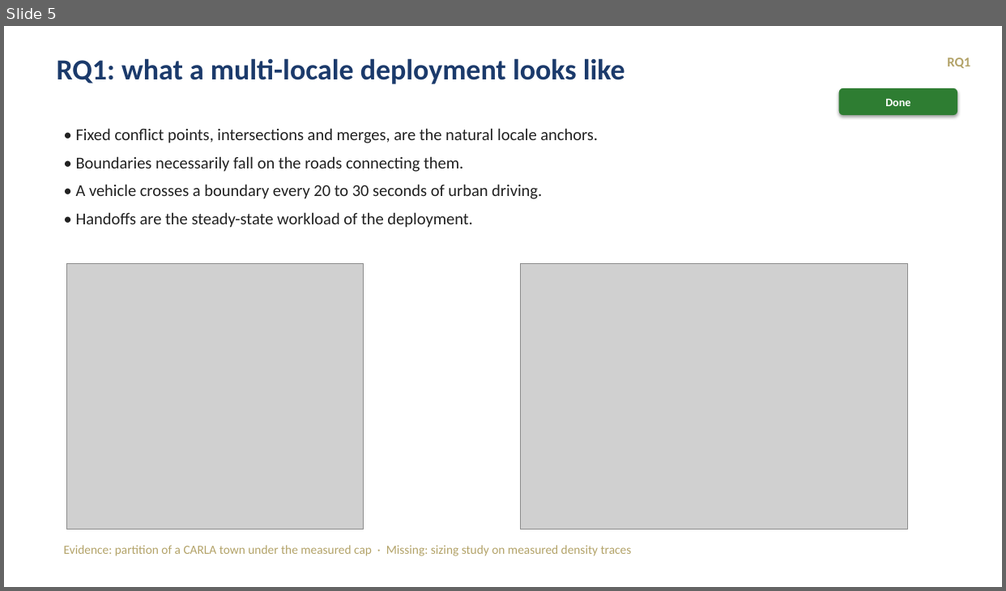
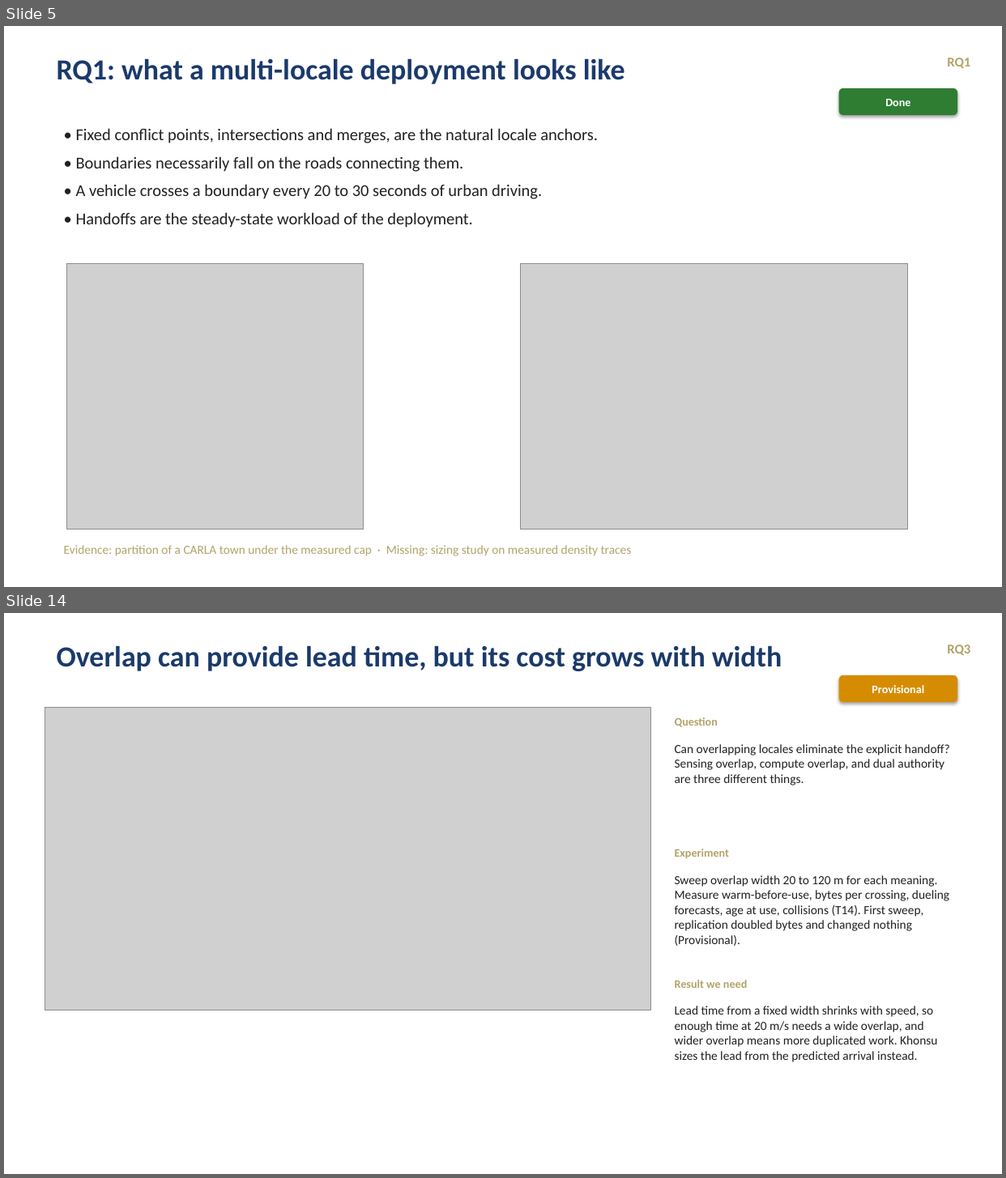
Before and after one commit to tlandle/eCAV, a slide deck: docs/kb/decks/khonsu_story_2026-09-04.pptx. Shown one above the other, each under a label of ours: slide 5 before the commit, slides 5 and 14 after it; the slides between them are not shown. The pictures are 1006x591 and 1006x1178 pixels, drawn with LibreOffice and Linux fonts; fonts in the diff are those of the drawing; grey boxes stand for pictures. Boxes give left, top, right and bottom in pixels: in the first picture for what was removed or moved away, otherwise in the second. Text is boxed around its words. In the diff, an @@ line names an element or a change of style, - is before the commit and + after.

Commit message:
KB deck baseline: v6 with illustrative figures

```diff
--- a/docs/kb/decks/khonsu_story_2026-09-04.pptx
+++ b/docs/kb/decks/khonsu_story_2026-09-04.pptx
@@ slide 14 added at (4,613,1002,1174), background #FFFFFF @@
@@ text added at (57,645,782,671), 28 pt, text #1B3A6B, bold @@
+Overlap can provide lead time, but its cost grows with width
@@ text added at (947,645,970,655), 13 pt, text #B3A369, bold @@
+RQ3
@@ rounded rectangle added at (839,675,957,702), fill #D68C00, 11 pt, text #FFFFFF, bold @@
+Provisional
@@ picture added at (45,707,651,1011) @@
@@ text added at (675,717,718,727), 11 pt, text #B3A369, bold @@
+Question
@@ text added at (675,744,950,786), 12 pt, text #212121 @@
+Can overlapping locales eliminate the explicit handoff? Sensing overlap, compute overlap, and dual authority are three different things.
@@ text added at (675,849,730,858), 11 pt, text #B3A369, bold @@
+Experiment
@@ text added at (675,875,949,946), 12 pt, text #212121 @@
+Sweep overlap width 20 to 120 m for each meaning. Measure warm-before-use, bytes per crossing, dueling forecasts, age at use, collisions (T14). First sweep, replication doubled bytes and changed nothing (Provisional).
@@ text added at (675,980,747,988), 11 pt, text #B3A369, bold @@
+Result we need
@@ text added at (675,1006,937,1063), 12 pt, text #212121 @@
+Lead time from a fixed width shrinks with speed, so enough time at 20 m/s needs a wide overlap, and wider overlap means more duplicated work. Khonsu sizes the lead from the predicted arrival instead.
```
Also in this commit, not shown: 12 slides changed, 7 other slides added, 3 slides removed.
